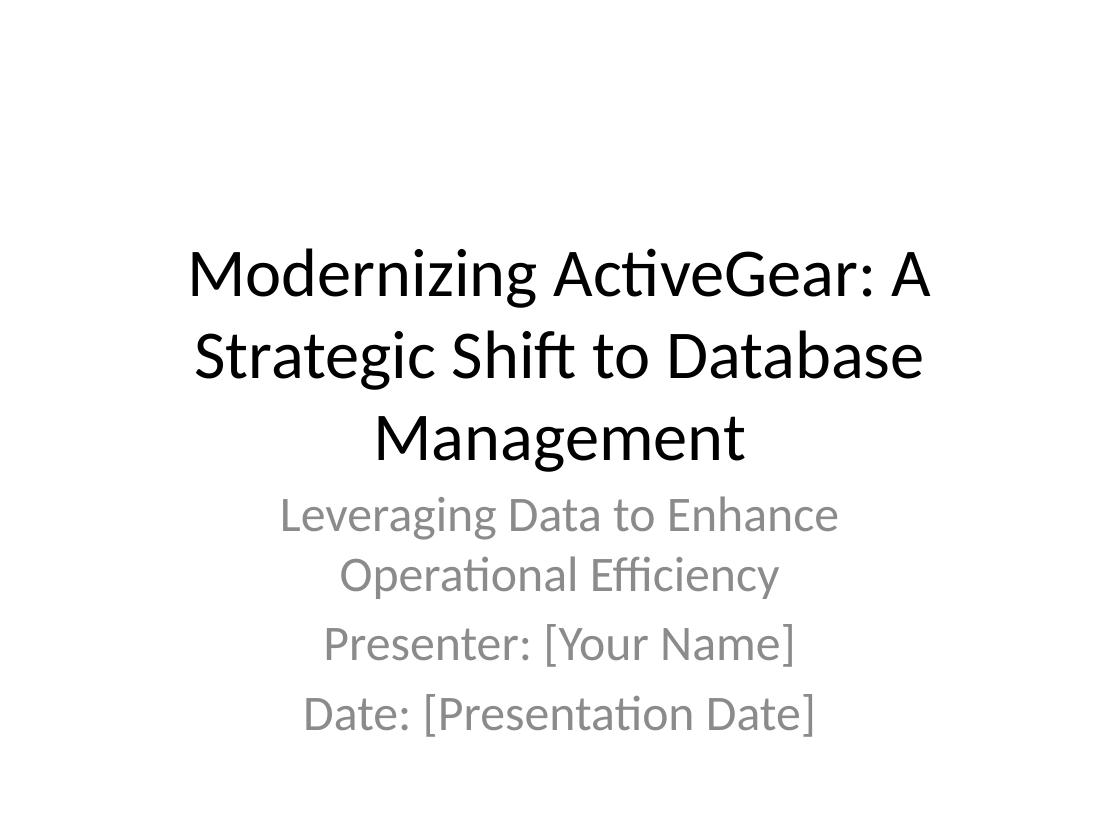
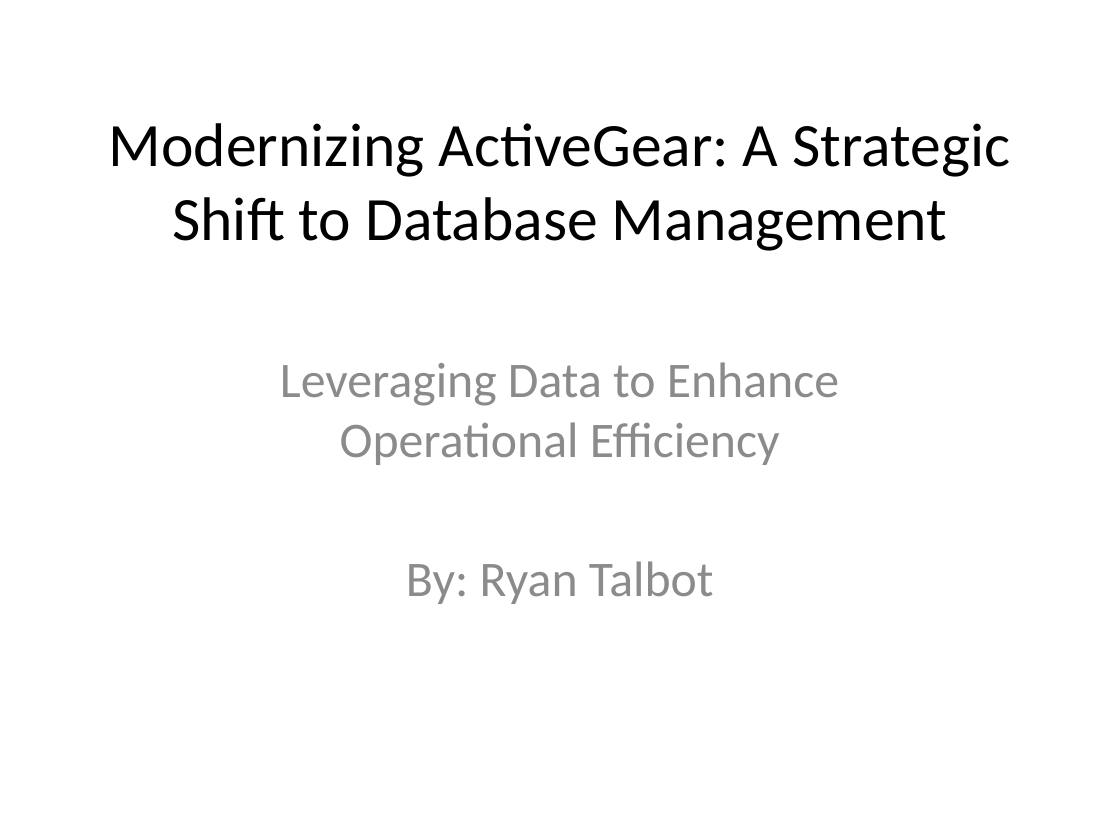
Before and after one commit to RyanJTalbot/MSDS, a slide deck: slide 1 of Core/Databases for Data Scientists Specialization/Relational Database Design /Week 5/ActiveGear_Presentation.pptx. Drawn at 1120x840 pixels with LibreOffice and Linux fonts; fonts in the diff are those of the drawing. Boxes give left, top, right and bottom in pixels: in the first picture for what was removed or moved away, otherwise in the second. Text is boxed around its words. In the diff, an @@ line names an element or a change of style, - is before the commit and + after.

Commit message:
Update database presentation

```diff
--- a/Core/Databases for Data Scientists Specialization/Relational Database Design /Week 5/ActiveGear_Presentation.pptx
+++ b/Core/Databases for Data Scientists Specialization/Relational Database Design /Week 5/ActiveGear_Presentation.pptx
@@ title "Modernizing ActiveGear: A Strategic Shift ...": place and size @@
-title "Modernizing ActiveGear: A Strategic Shift ..." at (187, 248, 932, 472)
+title "Modernizing ActiveGear: A Strategic Shift ..." at (109, 123, 1010, 251)
@@ title "Modernizing ActiveGear: A Strategic Shift ..." at (109, 123, 1010, 251): size 44 to 39.6 pt @@
@@ subtitle "Leveraging Data to Enhance Operational ...": place and size @@
-subtitle "Leveraging Data to Enhance Operational ..." at (280, 496, 839, 737)
+subtitle "Leveraging Data to Enhance Operational ..." at (280, 362, 839, 604)
@@ subtitle at (406, 561, 714, 604): text changed @@
-Presenter: [Your Name]
-Date: [Presentation Date]
+By: Ryan Talbot
```
Also in this commit, not shown: 9 slides added, 11 slides removed, 2 other files.
